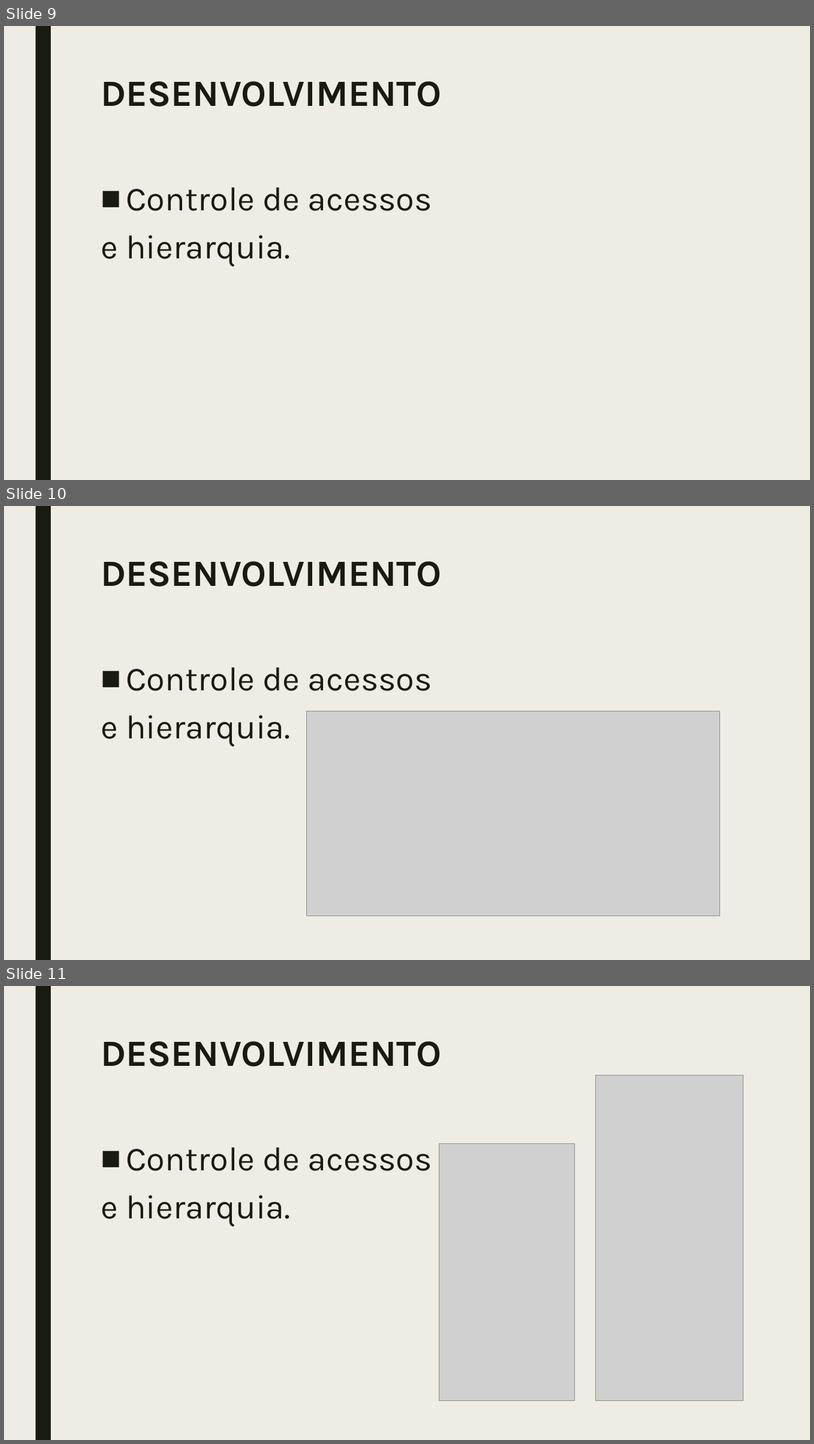
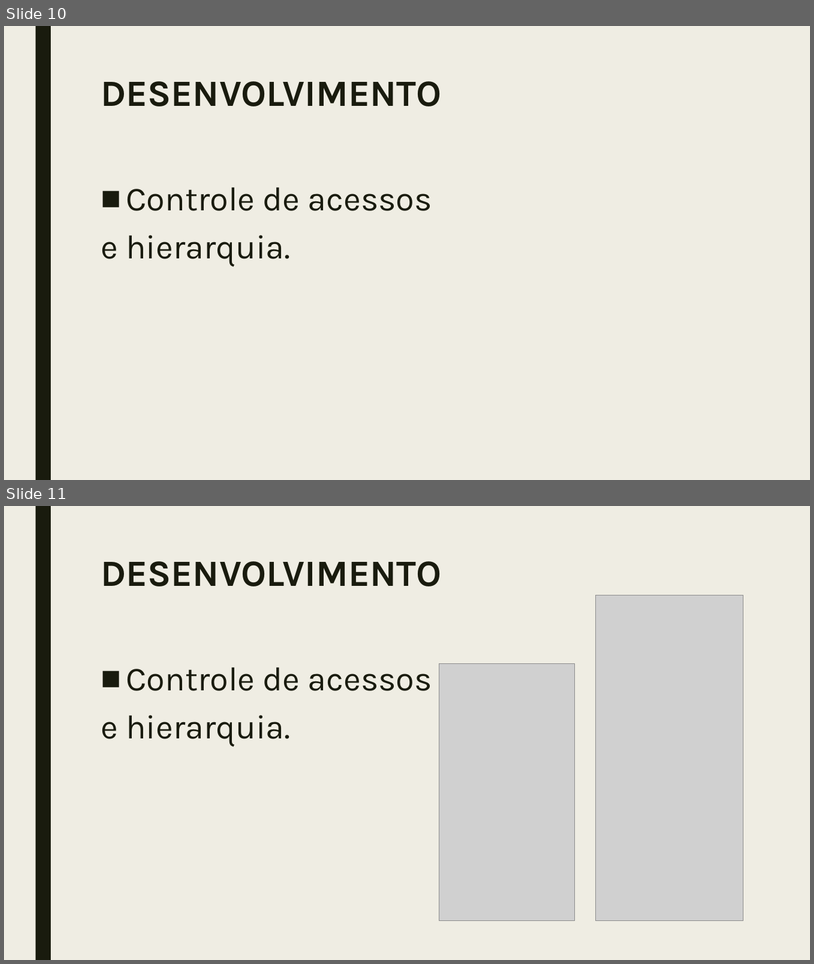
Before and after one commit to jfssantini/NPJeDocuments, a slide deck: NPJ.pptx. Shown one above the other, each under a label of ours: slides 9, 10 and 11 before the commit, slides 10 and 11 after it. The pictures are 814x1444 and 814x964 pixels, drawn with LibreOffice and Linux fonts; fonts in the diff are those of the drawing; grey boxes stand for pictures. Boxes give left, top, right and bottom in pixels: in the first picture for what was removed or moved away, otherwise in the second. Text is boxed around its words. In the diff, an @@ line names an element or a change of style, - is before the commit and + after.

```diff
--- a/NPJ.pptx
+++ b/NPJ.pptx
@@ slide 10 removed at (x1=4, y1=506, x2=810, y2=960), background #EFEDE3; not listed: 1 template element that a slide beside it also shows @@
@@ title removed at (x1=101, y1=561, x2=441, y2=586) @@
-DESENVOLVIMENTO
@@ text removed at (x1=101, y1=667, x2=432, y2=747) @@
-■ Controle de acessos
-e hierarquia.
@@ picture removed at (x1=307, y1=711, x2=720, y2=916) @@
@@ what was slide 9 is now slide 10 @@
```
Also in this commit, not shown: 2 slides changed, 10 slides added, 1 other slide removed.
